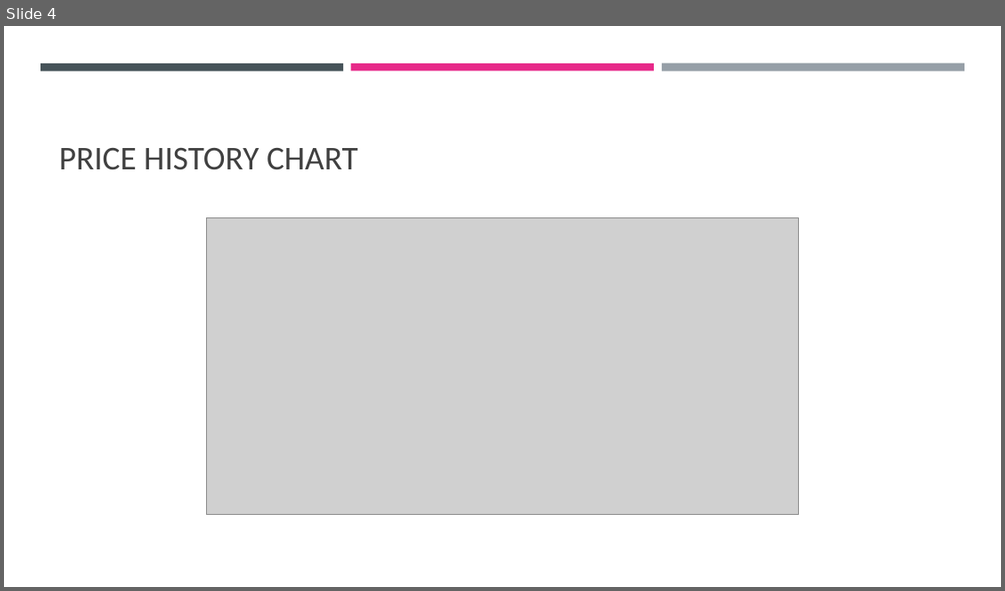
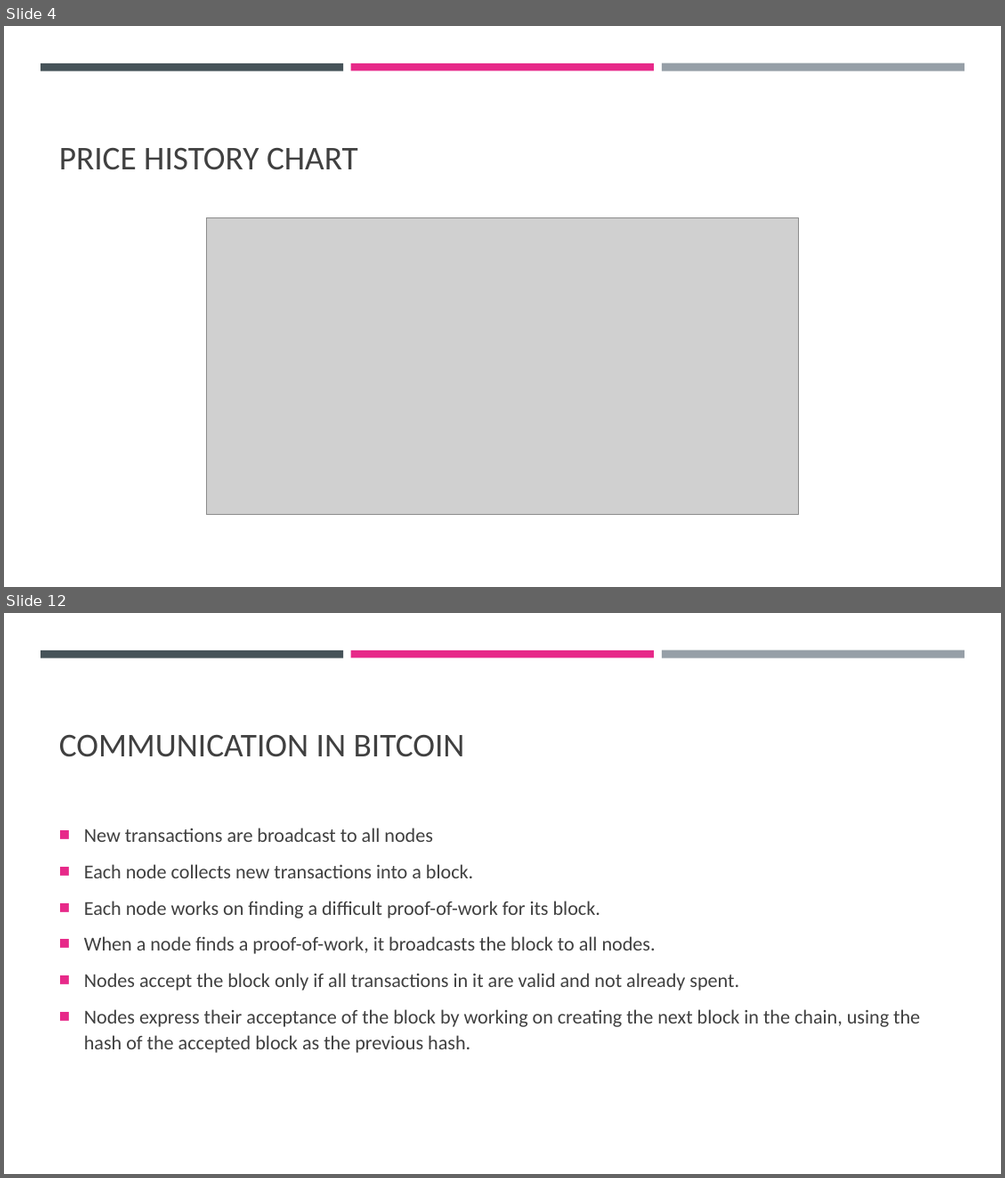
Before and after one commit to cyoni/bitcoin, a slide deck: bitcoin.pptx. Shown one above the other, each under a label of ours: slide 4 before the commit, slides 4 and 12 after it; the slides between them are not shown. The pictures are 1005x591 and 1005x1178 pixels, drawn with LibreOffice and Linux fonts; fonts in the diff are those of the drawing; grey boxes stand for pictures. Boxes give left, top, right and bottom in pixels: in the first picture for what was removed or moved away, otherwise in the second. Text is boxed around its words. In the diff, an @@ line names an element or a change of style, - is before the commit and + after.

```diff
--- a/bitcoin.pptx
+++ b/bitcoin.pptx
@@ slide 12 added at (4, 613, 1001, 1174), background #FFFFFF; not listed: 3 template elements that a slide beside it also shows @@
@@ title added at (59, 735, 465, 757), 32 pt, text #404040 @@
+COMMUNICATION IN BITCOIN
@@ text added at (84, 827, 920, 1053), 19 pt, text #404040 @@
+■ New transactions are broadcast to all nodes
+■ Each node collects new transactions into a block.
+■ Each node works on finding a difficult proof-of-work for its block.
+■ When a node finds a proof-of-work, it broadcasts the block to all nodes.
+■ Nodes accept the block only if all transactions in it are valid and not already spent.
+■ Nodes express their acceptance of the block by working on creating the next block in the chain, using the hash of the accepted block as the previous hash.
```
Also in this commit, not shown: 1 slide changed, 20 other slides added, 1 slide removed.
